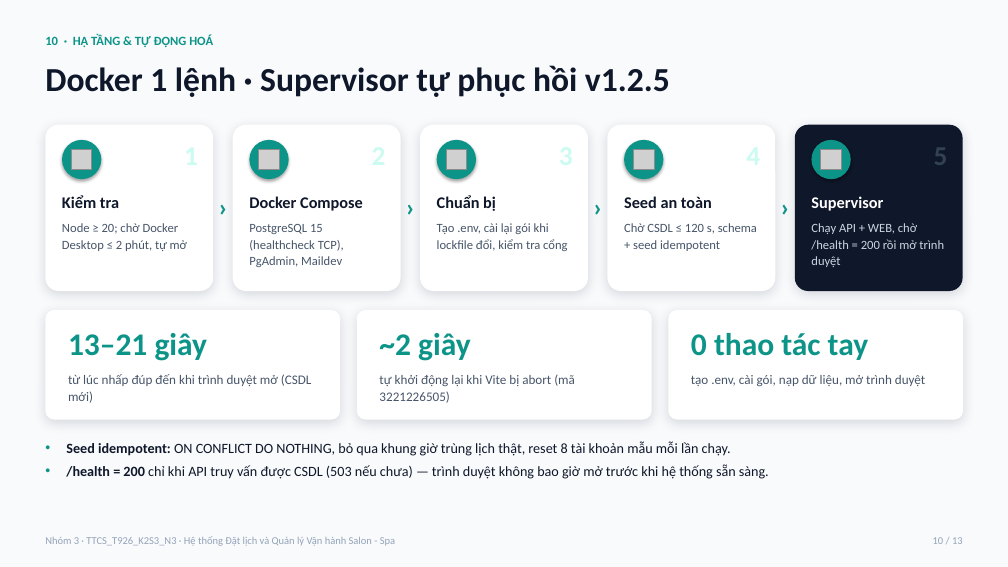
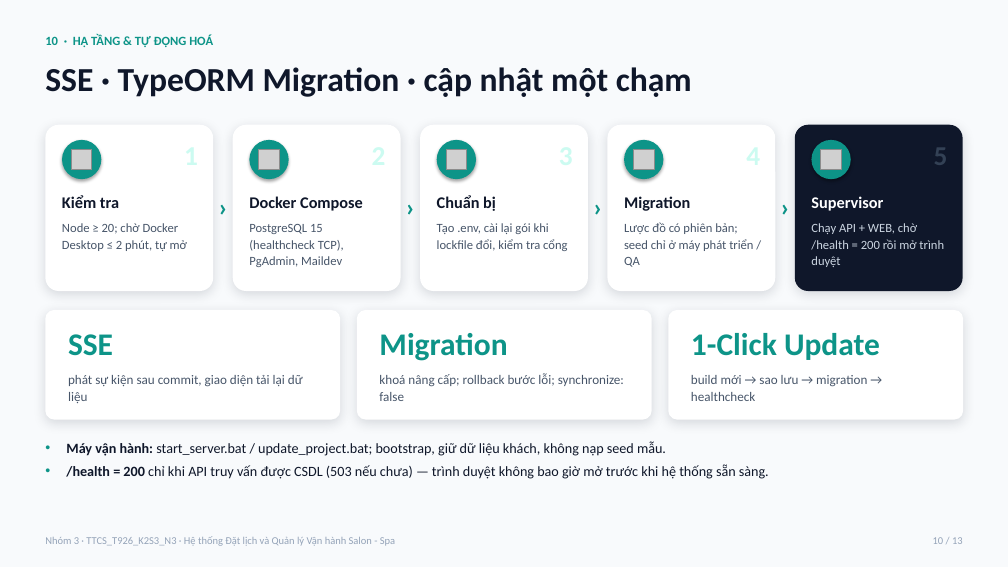
Before and after one commit to steveprovip/thucTap_HeThongDatLichSPA, a slide deck: slide 10 of docs/Slide_Bao_Cao_He_Thong_Dat_Lich_Salon_Spa.pptx. Drawn at 1008x567 pixels with LibreOffice and Linux fonts; fonts in the diff are those of the drawing; grey boxes stand for pictures. Boxes give left, top, right and bottom in pixels: in the first picture for what was removed or moved away, otherwise in the second. Text is boxed around its words. In the diff, an @@ line names an element or a change of style, - is before the commit and + after.

```diff
--- a/docs/Slide_Bao_Cao_He_Thong_Dat_Lich_Salon_Spa.pptx
+++ b/docs/Slide_Bao_Cao_He_Thong_Dat_Lich_Salon_Spa.pptx
@@ text at (45, 67, 692, 97): text changed @@
-Docker 1 lệnh · Supervisor tự phục hồi v1.2.5
+SSE · TypeORM Migration · cập nhật một chạm
@@ text at (624, 196, 690, 211): text changed @@
-Seed an toàn
+Migration
@@ text at (624, 222, 753, 267): text changed @@
-Chờ CSDL ≤ 120 s, schema + seed idempotent
+Lược đồ có phiên bản; seed chỉ ở máy phát triển / QA
@@ text at (68, 334, 113, 356): text changed @@
-13–21 giây
+SSE
@@ text at (379, 333, 507, 361): text changed @@
-~2 giây
+Migration
@@ text at (691, 333, 880, 360): text changed @@
-0 thao tác tay
+1-Click Update
@@ text at (68, 375, 303, 403): text changed @@
-từ lúc nhấp đúp đến khi trình duyệt mở (CSDL mới)
+phát sự kiện sau commit, giao diện tải lại dữ liệu
@@ text at (379, 373, 624, 401): text changed @@
-tự khởi động lại khi Vite bị abort (mã 3221226505)
+khoá nâng cấp; rollback bước lỗi; synchronize: false
@@ text at (691, 375, 867, 401): text changed @@
-tạo .env, cài gói, nạp dữ liệu, mở trình duyệt
+build mới → sao lưu → migration → healthcheck
@@ text at (66, 441, 666, 456): text changed @@
-• Seed idempotent: ON CONFLICT DO NOTHING, bỏ qua khung giờ trùng lịch thật, reset 8 tài khoản mẫu mỗi lần chạy.
+• Máy vận hành: start_server.bat / update_project.bat; bootstrap, giữ dữ liệu khách, không nạp seed mẫu.
```
Also in this commit, not shown: 4 other slides changed, 9 other files.
